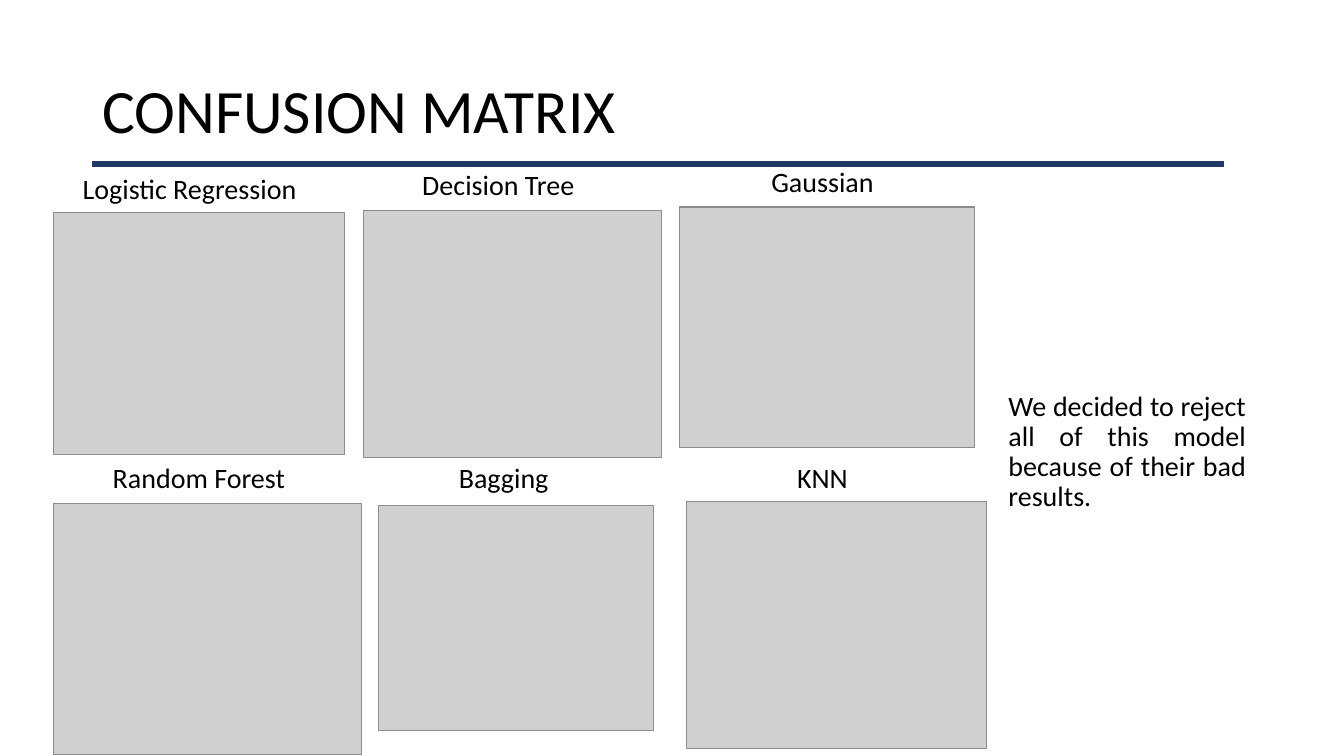
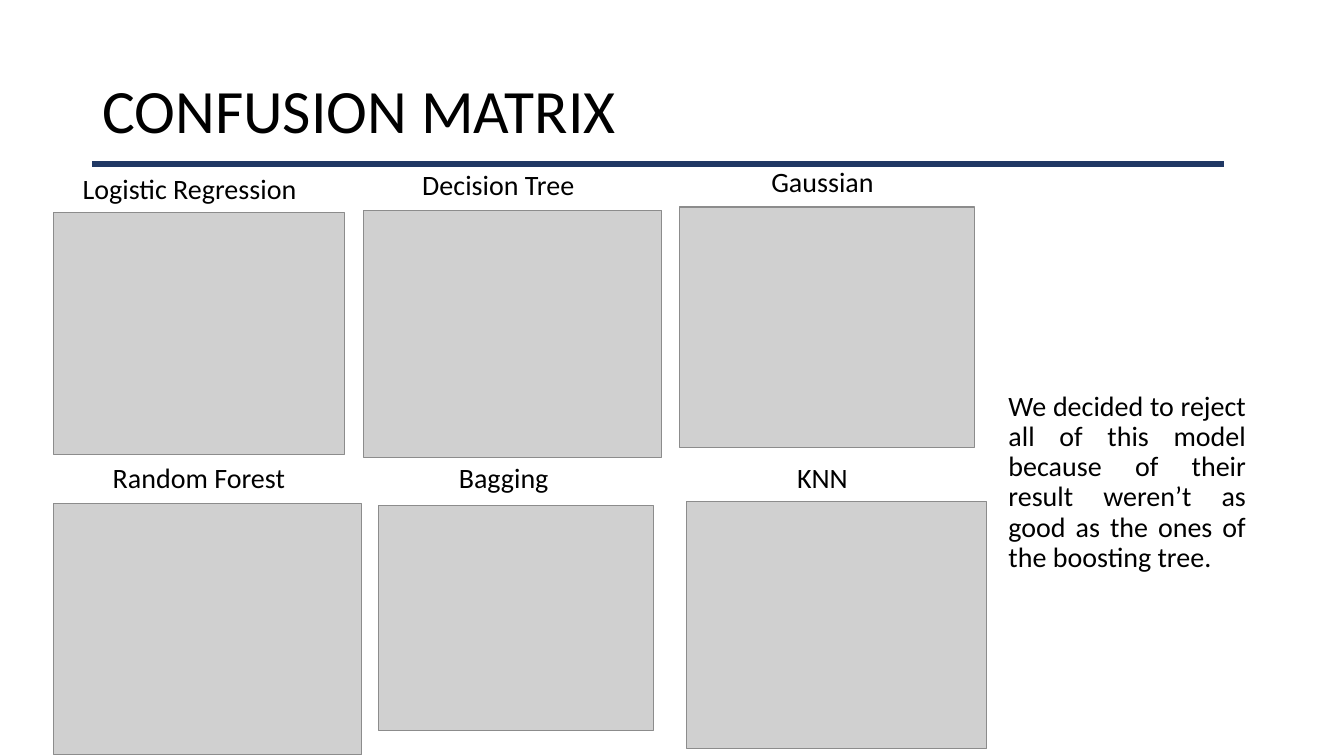
Before and after one commit to alexfrst/PythonForDataAnalysis-A4, a slide deck: slide 7 of report.pptx. Drawn at 1344x756 pixels with LibreOffice and Linux fonts; fonts in the diff are those of the drawing; grey boxes stand for pictures. Boxes give left, top, right and bottom in pixels: in the first picture for what was removed or moved away, otherwise in the second. Text is boxed around its words. In the diff, an @@ line names an element or a change of style, - is before the commit and + after.

```diff
--- a/report.pptx
+++ b/report.pptx
@@ text at box(1008, 396, 1246, 572): text changed @@
-We decided to reject all of this model because of their bad results.
+We decided to reject all of this model because of their result weren’t as good as the ones of the boosting tree.
```
Also in this commit, not shown: 3 other slides changed, 1 other file.
